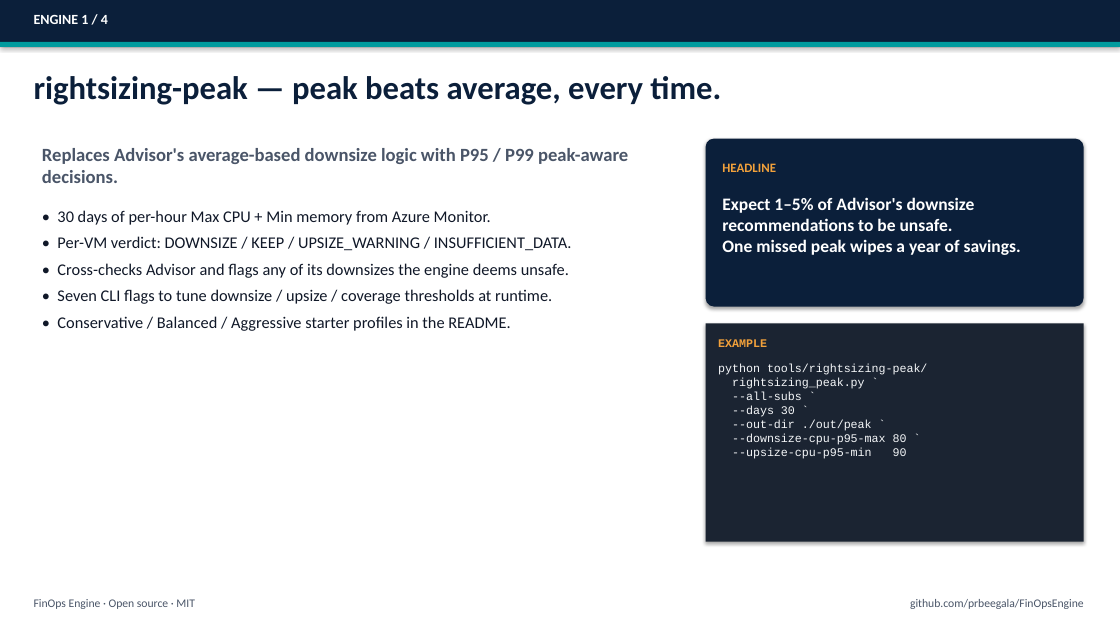
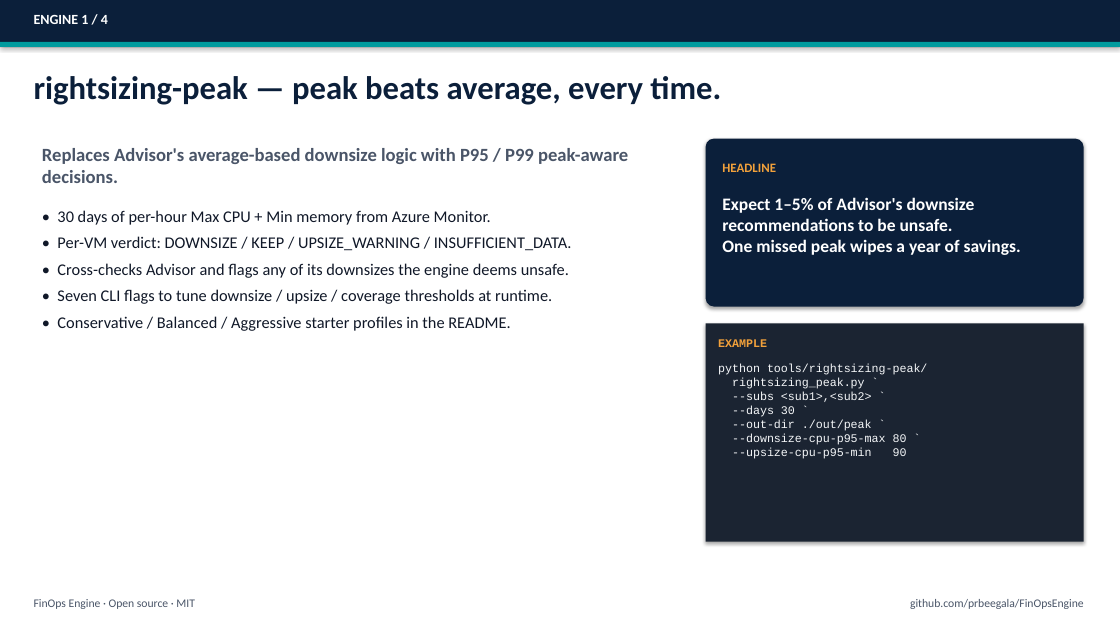
Before and after one commit to prbeegala/FinOpsEngine, a slide deck: slide 4 of docs/finops-engine-overview.pptx. Drawn at 1120x630 pixels with LibreOffice and Linux fonts; fonts in the diff are those of the drawing. Boxes give left, top, right and bottom in pixels: in the first picture for what was removed or moved away, otherwise in the second. Text is boxed around its words. In the diff, an @@ line names an element or a change of style, - is before the commit and + after.

```diff
--- a/docs/finops-engine-overview.pptx
+++ b/docs/finops-engine-overview.pptx
@@ text at bbox=[718, 364, 927, 459]: text changed @@
-python tools/rightsizing-peak/
-rightsizing_peak.py `
---all-subs `
---days 30 `
---out-dir ./out/peak `
---downsize-cpu-p95-max 80 `
---upsize-cpu-p95-min 90
+python tools/rightsizing-peak/
+rightsizing_peak.py `
+--subs <sub1>,<sub2> `
+--days 30 `
+--out-dir ./out/peak `
+--downsize-cpu-p95-max 80 `
+--upsize-cpu-p95-min 90
```
Also in this commit, not shown: 7 other slides changed, 1 other file.
